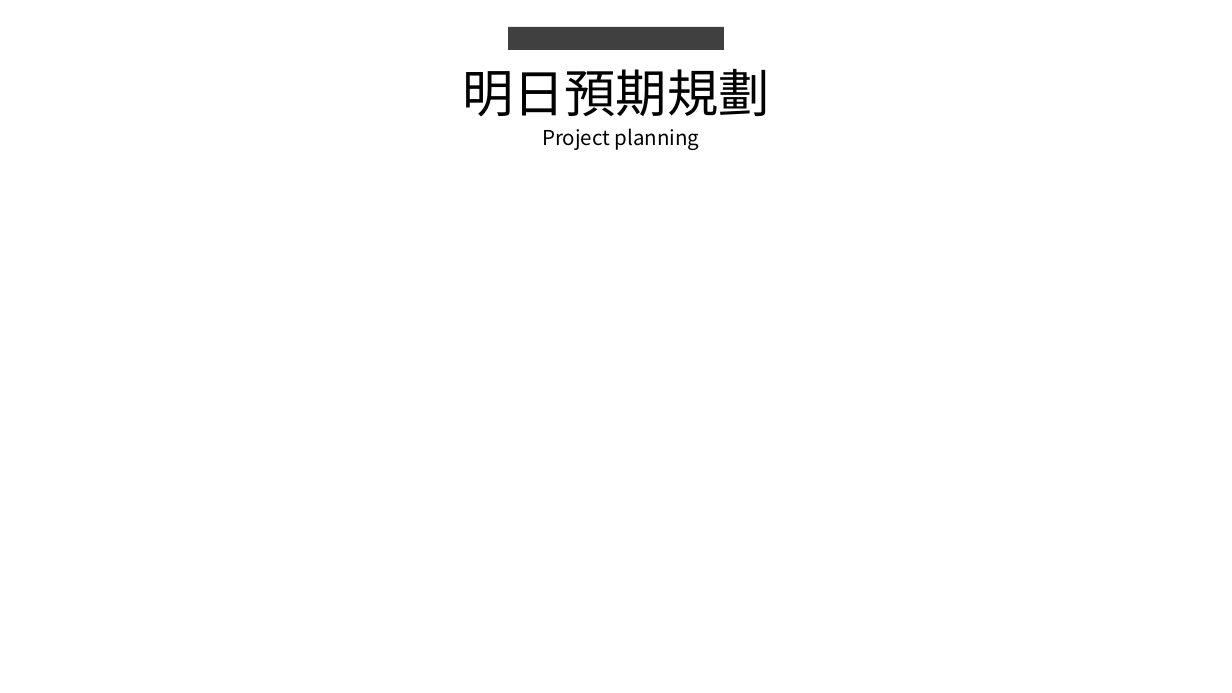
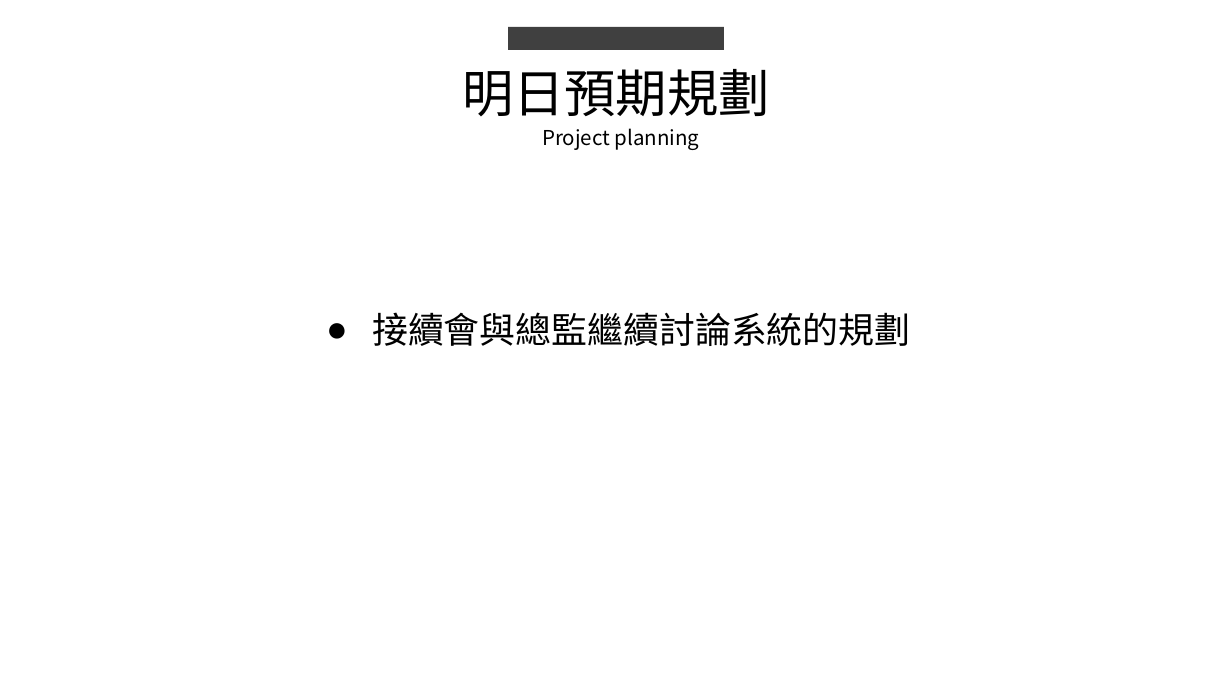
Before and after one commit to king637324/KnowledgeGreenhouseSystem, a slide deck: slide 6 of 工作日報_葉柏漢/2021.07.20(晚上加班)&2021.07.21工作日報_葉柏漢.pptx (slide 5 before the commit). Drawn at 1232x693 pixels with LibreOffice and Linux fonts; fonts in the diff are those of the drawing. Boxes give left, top, right and bottom in pixels: in the first picture for what was removed or moved away, otherwise in the second. Text is boxed around its words. In the diff, an @@ line names an element or a change of style, - is before the commit and + after.

```diff
--- a/工作日報_葉柏漢/2021.07.20(晚上加班)&2021.07.21工作日報_葉柏漢.pptx
+++ b/工作日報_葉柏漢/2021.07.20(晚上加班)&2021.07.21工作日報_葉柏漢.pptx
@@ text added at (x1=372, y1=312, x2=910, y2=346), 28 pt, text #000000 @@
+● 接續會與總監繼續討論系統的規劃
```
Also in this commit, not shown: 3 other slides changed, 1 slide added, 2 other files.
